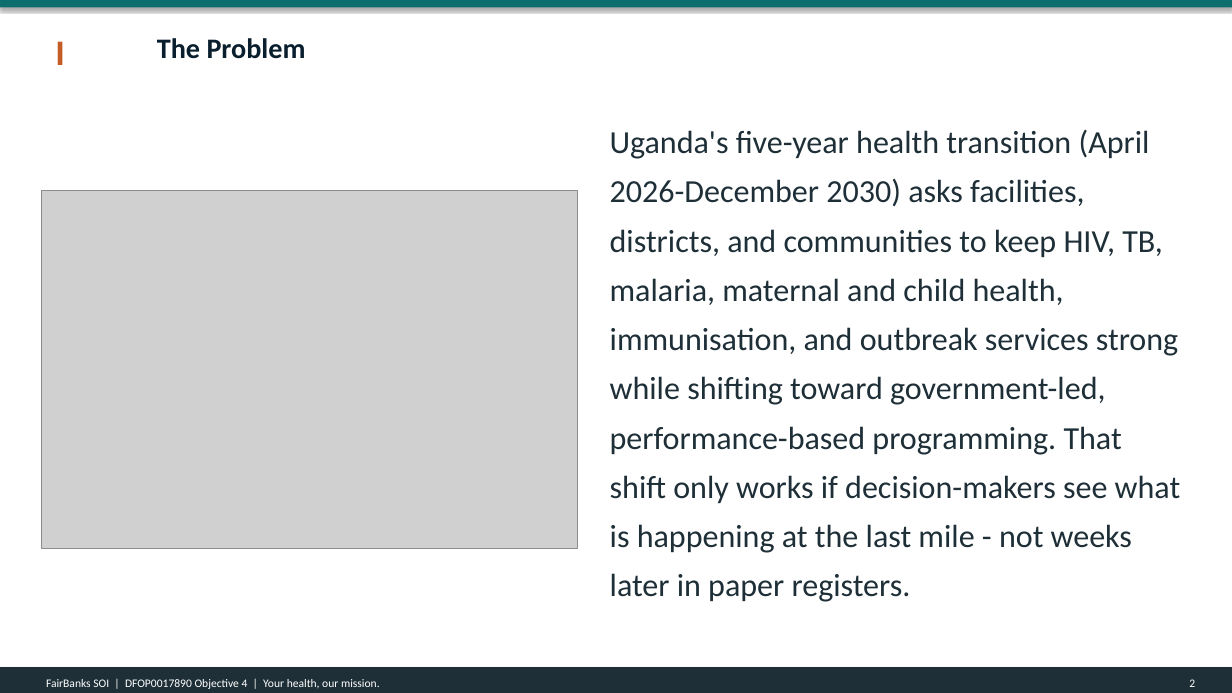
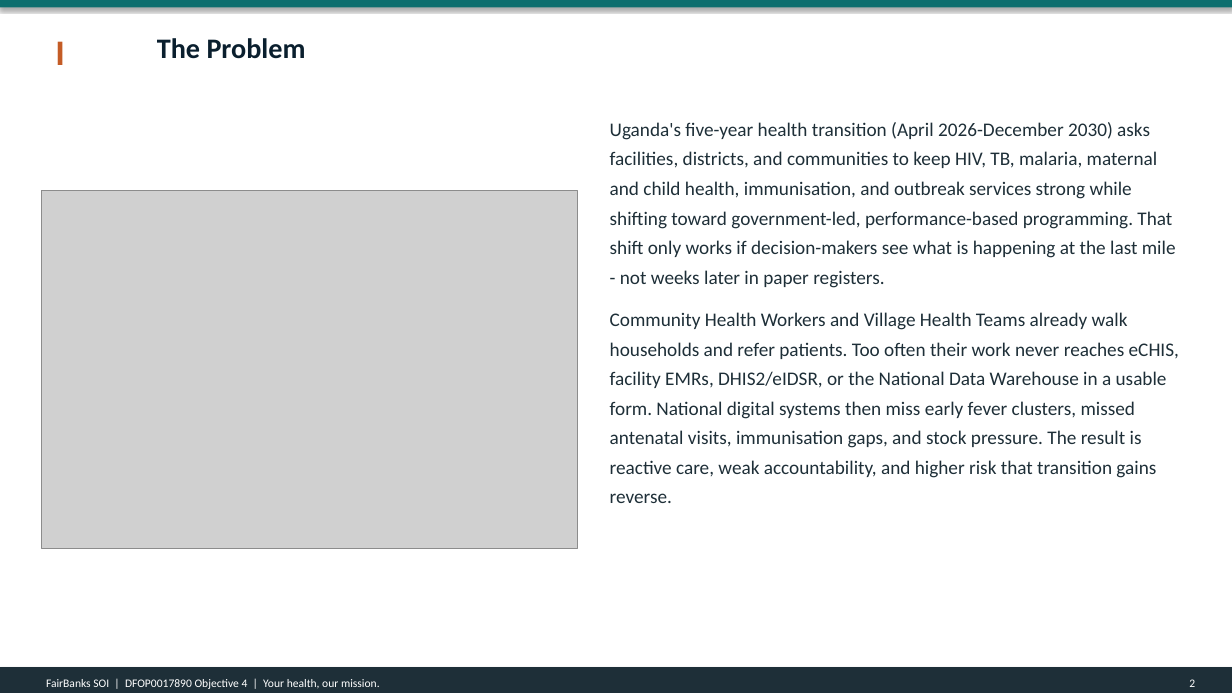
Before and after one commit to WASSWA2624/fairbanks, a slide deck: slide 2 of applications/dos-uganda/documents/dos-uganda_ppt.pptx. Drawn at 1232x693 pixels with LibreOffice and Linux fonts; fonts in the diff are those of the drawing; grey boxes stand for pictures. Boxes give left, top, right and bottom in pixels: in the first picture for what was removed or moved away, otherwise in the second. Text is boxed around its words. In the diff, an @@ line names an element or a change of style, - is before the commit and + after.

Commit message:
Revise build_dos-uganda_docs.py and associated documents to reflect updates in the Statement of Interest for the Uganda Health System MOU (DFOP0017890). Change "Step 1" to "Phase 1" in titles and subtitles, enhance project details including the proposed project title and organization name, and update narrative content to align with new objectives focused on interoperability and government ownership. Ensure consistency across Word, PDF, and PowerPoint formats while maintaining compliance with project guidelines.

```diff
--- a/applications/dos-uganda/documents/dos-uganda_ppt.pptx
+++ b/applications/dos-uganda/documents/dos-uganda_ppt.pptx
@@ text at <box>610,122,1176,288</box>: size 25 to 15 pt in "Uganda's five-year health transition (April 2026-December 20 ..."; more space between paragraphs @@
@@ text at <box>610,312,1179,503</box>: paragraph added @@
+Community Health Workers and Village Health Teams already walk households and refer patients. Too often their work never reaches eCHIS, facility EMRs, DHIS2/eIDSR, or the National Data Warehouse in a usable form. National digital systems then miss early fever clusters, missed antenatal visits, immunisation gaps, and stock pressure. The result is reactive care, weak accountability, and higher risk that transition gains reverse.
```
Also in this commit, not shown: 9 other slides changed, 4 other files.
